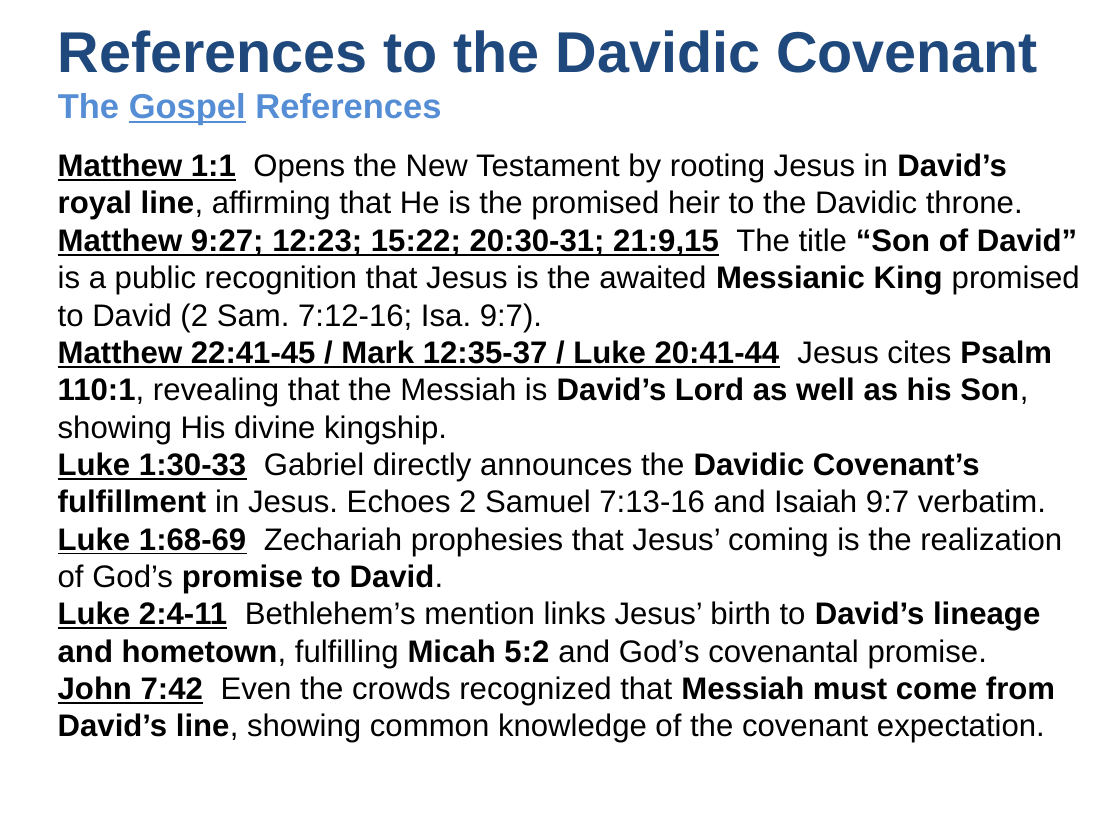
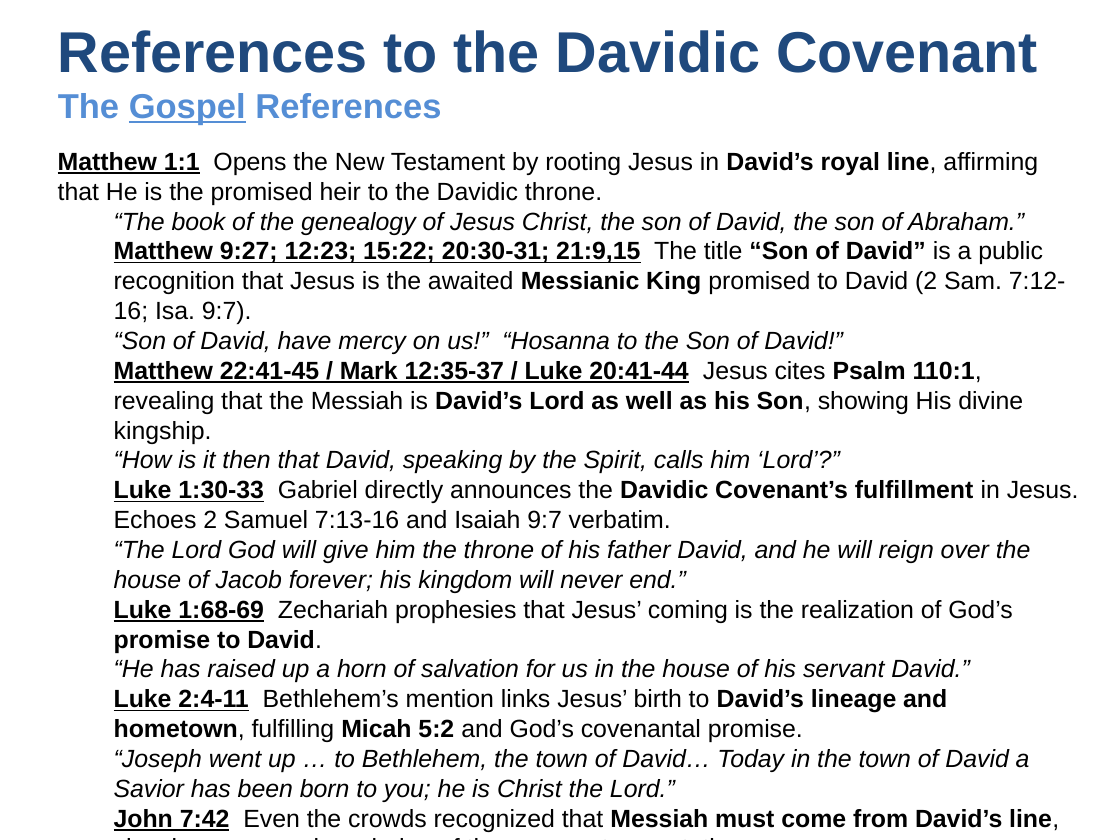
Before and after one commit to UsefulEngines/EvangelismPublic, a slide deck: slide 7 of 2025-Q4/Promises4/2025-10-26-Promises4.pptx. Drawn at 1120x840 pixels with LibreOffice and Linux fonts; fonts in the diff are those of the drawing. Boxes give left, top, right and bottom in pixels: in the first picture for what was removed or moved away, otherwise in the second. Text is boxed around its words. In the diff, an @@ line names an element or a change of style, - is before the commit and + after.

Commit message:
Update
Update

```diff
--- a/2025-Q4/Promises4/2025-10-26-Promises4.pptx
+++ b/2025-Q4/Promises4/2025-10-26-Promises4.pptx
@@ text at box(58, 152, 1079, 832): size 20 to 16 pt in "Matthew 1:1 Opens the New Testament by ...", "Matthew 9:27; 12:23; 15:22; 20:30-31; 21:9,15 The ...", "Matthew 22:41-45 / Mark 12:35-37 / Luke ...", "Luke 1:30-33 Gabriel directly announces the Davidic ..." and 3 more places @@
@@ text at box(114, 212, 1024, 235): paragraph added @@
+  “The book of the genealogy of Jesus Christ, the son of David, the son of Abraham.”
@@ text at box(114, 331, 843, 354): paragraph added @@
+  “Son of David, have mercy on us!” “Hosanna to the Son of David!”
@@ text at box(114, 450, 840, 473): paragraph added @@
+  “How is it then that David, speaking by the Spirit, calls him ‘Lord’?”
@@ text at box(114, 540, 1031, 593): paragraph added @@
+  “The Lord God will give him the throne of his father David, and he will reign over the house of Jacob forever; his kingdom will never end.”
@@ text at box(114, 659, 970, 682): paragraph added @@
+  “He has raised up a horn of salvation for us in the house of his servant David.”
@@ text at box(114, 749, 1030, 802): paragraph added @@
+  “Joseph went up … to Bethlehem, the town of David… Today in the town of David a Savior has been born to you; he is Christ the Lord.”
```
Also in this commit, not shown: 4 other slides changed, 3 slides added, 3 slides removed.
